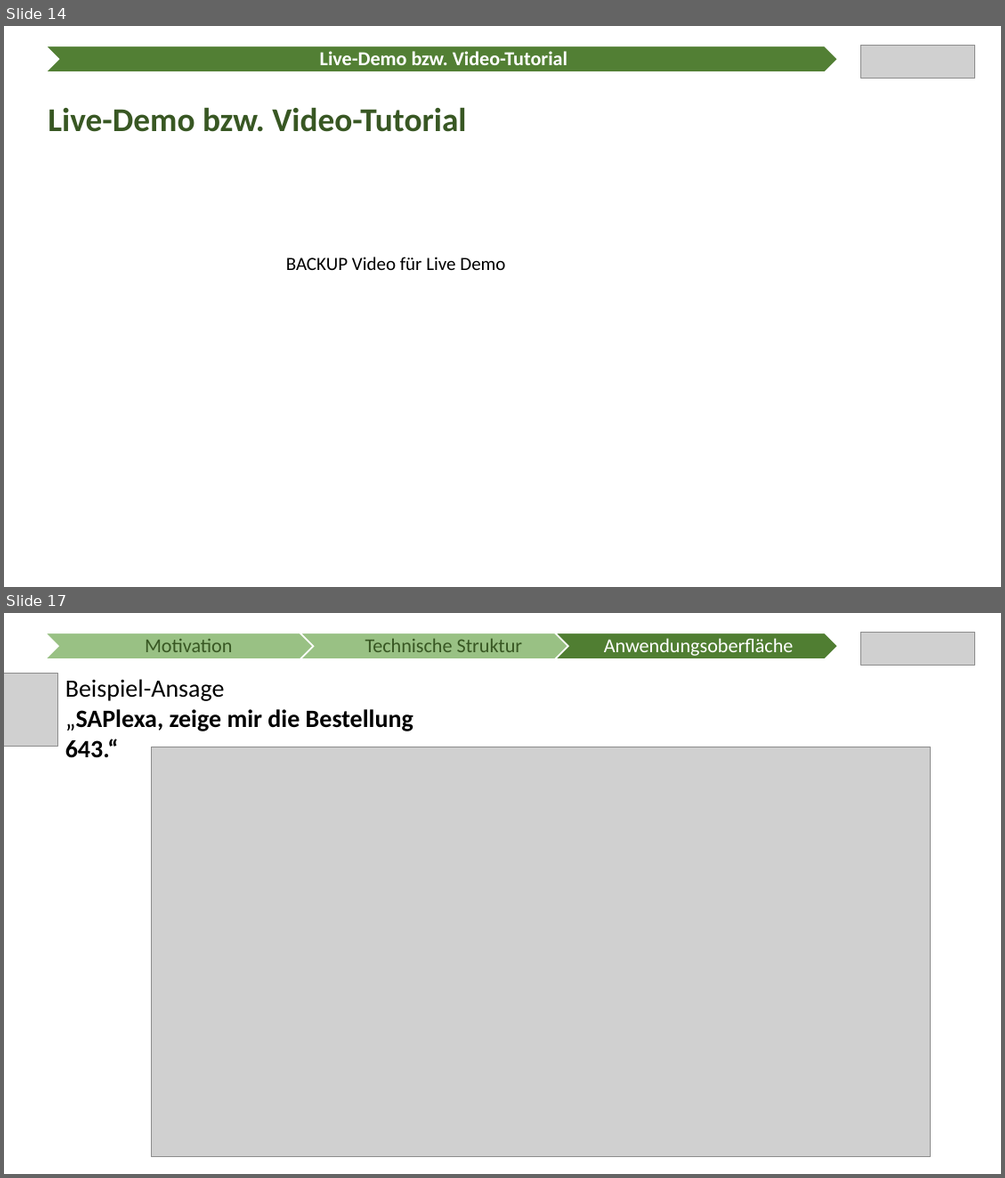
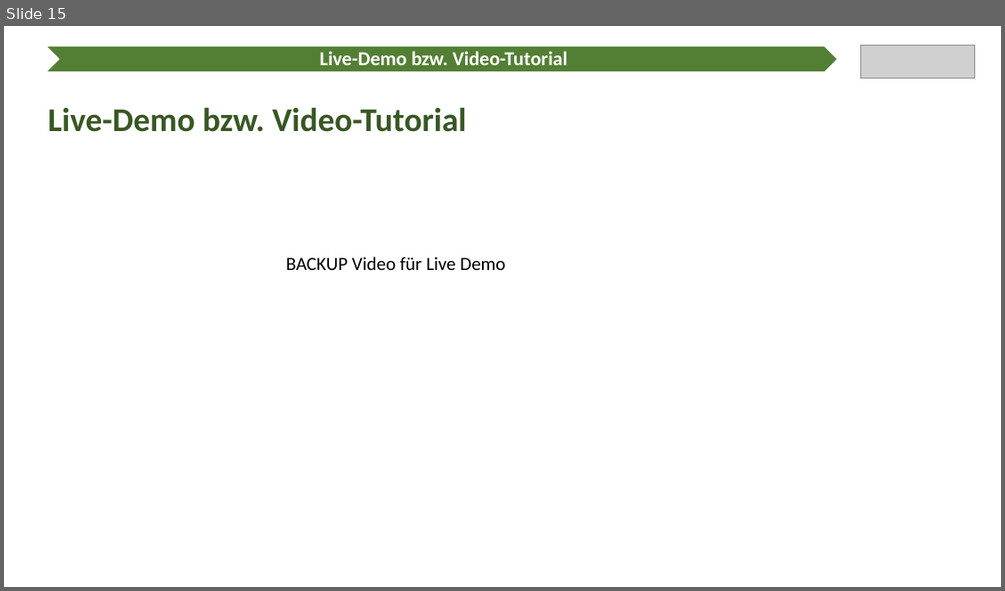
Before and after one commit to Ratoh/SAPLEXA, a slide deck: CavallaroAngelo/Präsentation Wahlmodulvorstellung/SAPlexa Präsentation.pptx. Shown one above the other, each under a label of ours: slides 14 and 17 before the commit, slide 15 after it; the slides between them are not shown. The pictures are 1005x1178 and 1005x591 pixels, drawn with LibreOffice and Linux fonts; fonts in the diff are those of the drawing; grey boxes stand for pictures. Boxes give left, top, right and bottom in pixels: in the first picture for what was removed or moved away, otherwise in the second. Text is boxed around its words. In the diff, an @@ line names an element or a change of style, - is before the commit and + after.

```diff
--- a/CavallaroAngelo/Präsentation Wahlmodulvorstellung/SAPlexa Präsentation.pptx
+++ b/CavallaroAngelo/Präsentation Wahlmodulvorstellung/SAPlexa Präsentation.pptx
@@ slide 17 removed at <box>4,613,1001,1174</box>, background #FFFFFF @@
@@ group removed at <box>45,633,839,659</box>: 3 chevrons, 3 texts @@
-Motivation
-Technische Struktur
-Anwendungsoberfläche
@@ picture removed at <box>861,632,975,665</box> @@
@@ picture removed at <box>4,674,57,747</box> @@
@@ text removed at <box>65,679,413,758</box> @@
-Beispiel-Ansage
-„SAPlexa, zeige mir die Bestellung 643.“
@@ picture removed at <box>152,747,931,1157</box> @@
@@ what was slide 14 is now slide 15 @@
```
Also in this commit, not shown: 8 slides changed, 2 slides added, 1 other slide removed.
